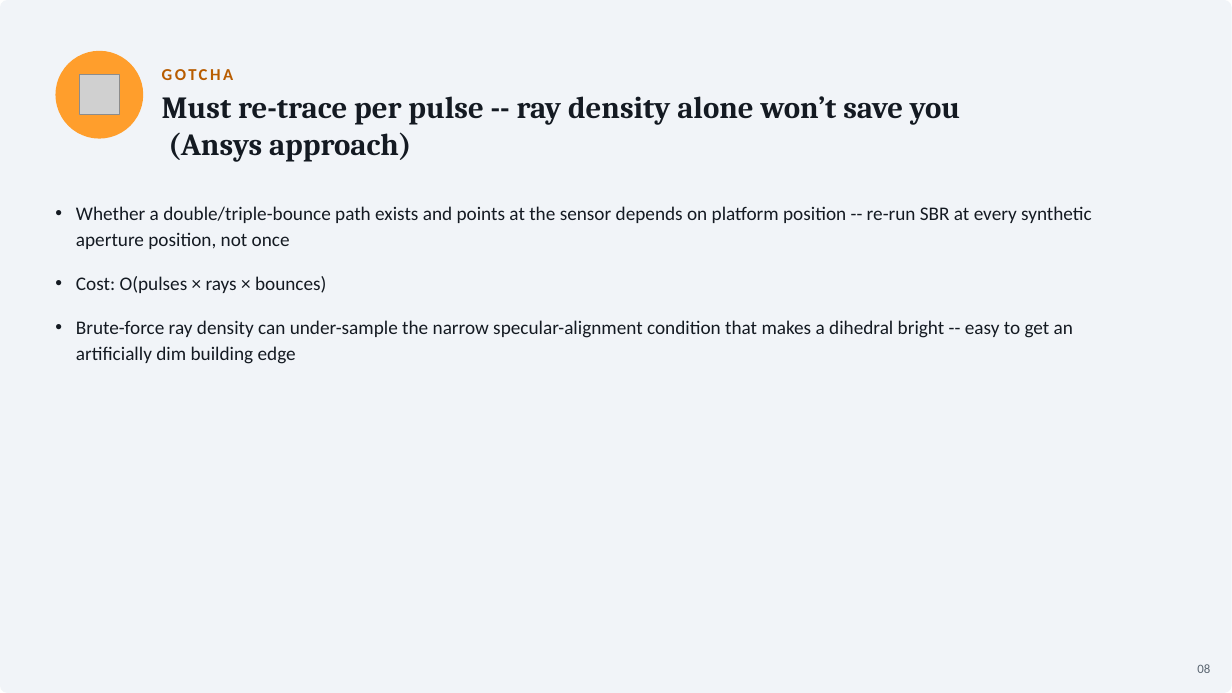
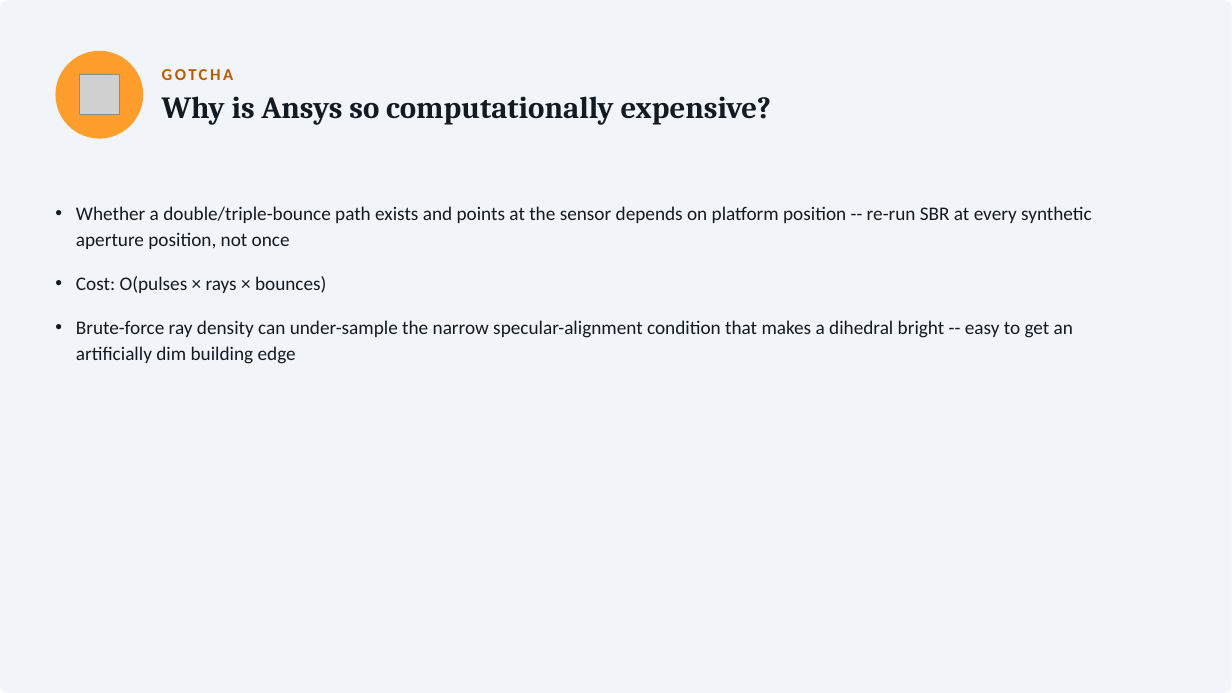
Before and after one commit to dphilli1-00/portfolio, a slide deck: slide 5 of beyond SARCASTIC.pptx. Drawn at 1232x693 pixels with LibreOffice and Linux fonts; fonts in the diff are those of the drawing; grey boxes stand for pictures. Boxes give left, top, right and bottom in pixels: in the first picture for what was removed or moved away, otherwise in the second. Text is boxed around its words. In the diff, an @@ line names an element or a change of style, - is before the commit and + after.

```diff
--- a/beyond SARCASTIC.pptx
+++ b/beyond SARCASTIC.pptx
@@ text at box(162, 96, 772, 125): text changed @@
-Must re-trace per pulse -- ray density alone won’t save you
-(Ansys approach)
+Why is Ansys so computationally expensive?
@@ text removed at box(1197, 664, 1210, 673) @@
-08
```
Also in this commit, not shown: 21 other slides changed, 3 slides added.
